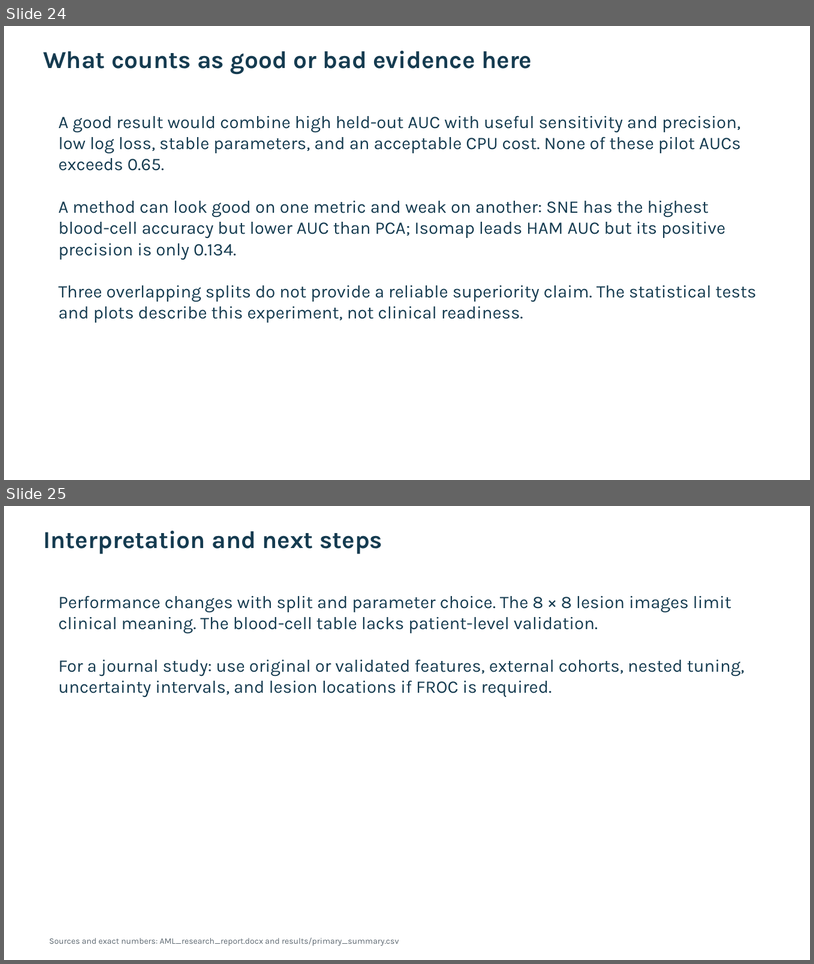
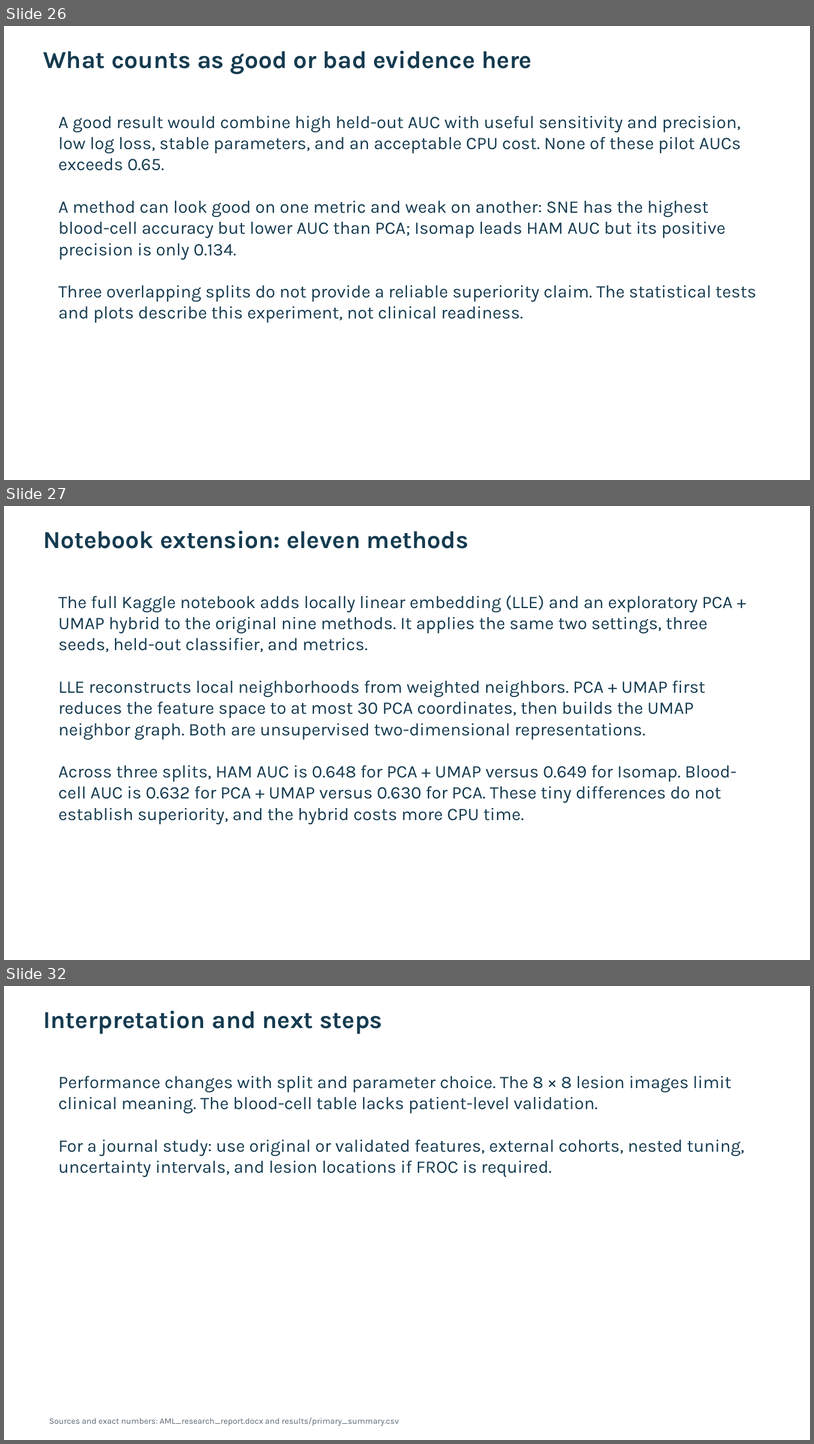
Before and after one commit to Gamila-Elfayoumi/comparing-classification-methods, a slide deck: deliverables/AML_presentation.pptx. Shown one above the other, each under a label of ours: slides 24 and 25 before the commit, slides 26, 27 and 32 after it; the slides between them are not shown. The pictures are 814x964 and 814x1444 pixels, drawn with LibreOffice and Linux fonts; fonts in the diff are those of the drawing. Boxes give left, top, right and bottom in pixels: in the first picture for what was removed or moved away, otherwise in the second. Text is boxed around its words. In the diff, an @@ line names an element or a change of style, - is before the commit and + after.

Commit message:
Expand AML presentation with model and eleven-method visuals

```diff
--- a/deliverables/AML_presentation.pptx
+++ b/deliverables/AML_presentation.pptx
@@ slide 27 added at [4, 506, 810, 960], background #FFFFFF @@
@@ text added at [43, 531, 470, 549], 29 pt, text #153B50, bold @@
+Notebook extension: eleven methods
@@ text added at [59, 595, 737, 824], 21 pt, text #153B50 @@
+The full Kaggle notebook adds locally linear embedding (LLE) and an exploratory PCA + UMAP hybrid to the original nine methods. It applies the same two settings, three seeds, held-out classifier, and metrics.
+LLE reconstructs local neighborhoods from weighted neighbors. PCA + UMAP first reduces the feature space to at most 30 PCA coordinates, then builds the UMAP neighbor graph. Both are unsupervised two-dimensional representations.
+Across three splits, HAM AUC is 0.648 for PCA + UMAP versus 0.649 for Isomap. Blood-cell AUC is 0.632 for PCA + UMAP versus 0.630 for PCA. These tiny differences do not establish superiority, and the hybrid costs more CPU time.
@@ what was slide 24 is now slide 26 @@
@@ what was slide 25 is now slide 32 @@
```
Also in this commit, not shown: 1 slide changed, 6 other slides added, 9 other files.
